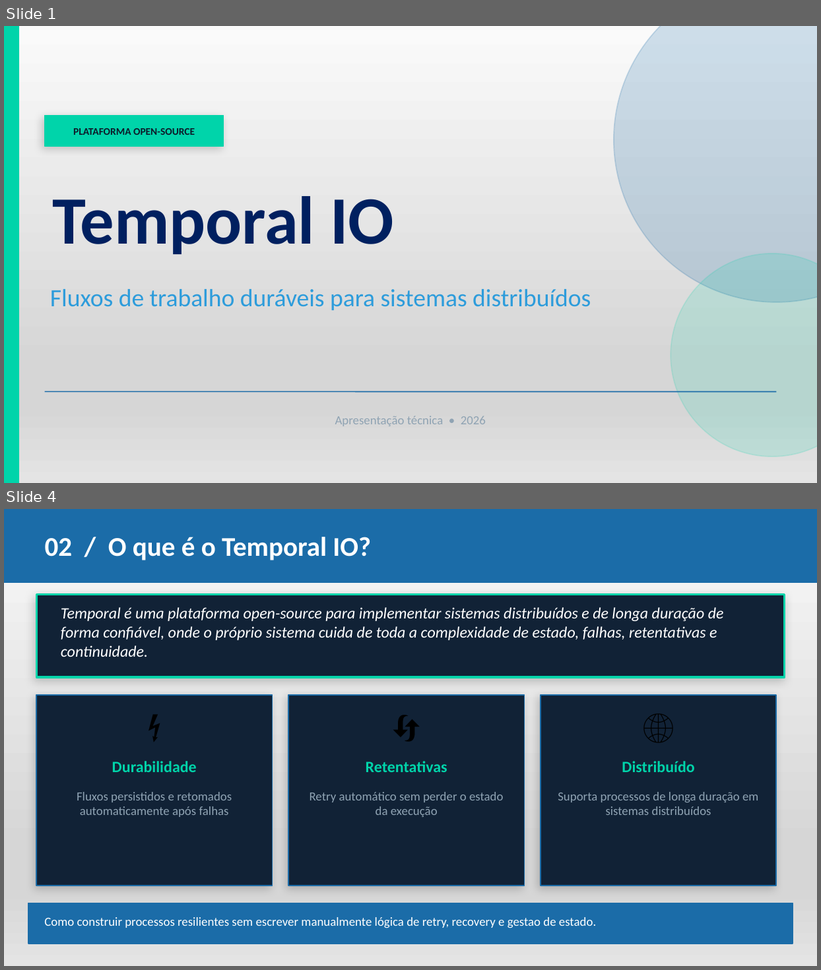
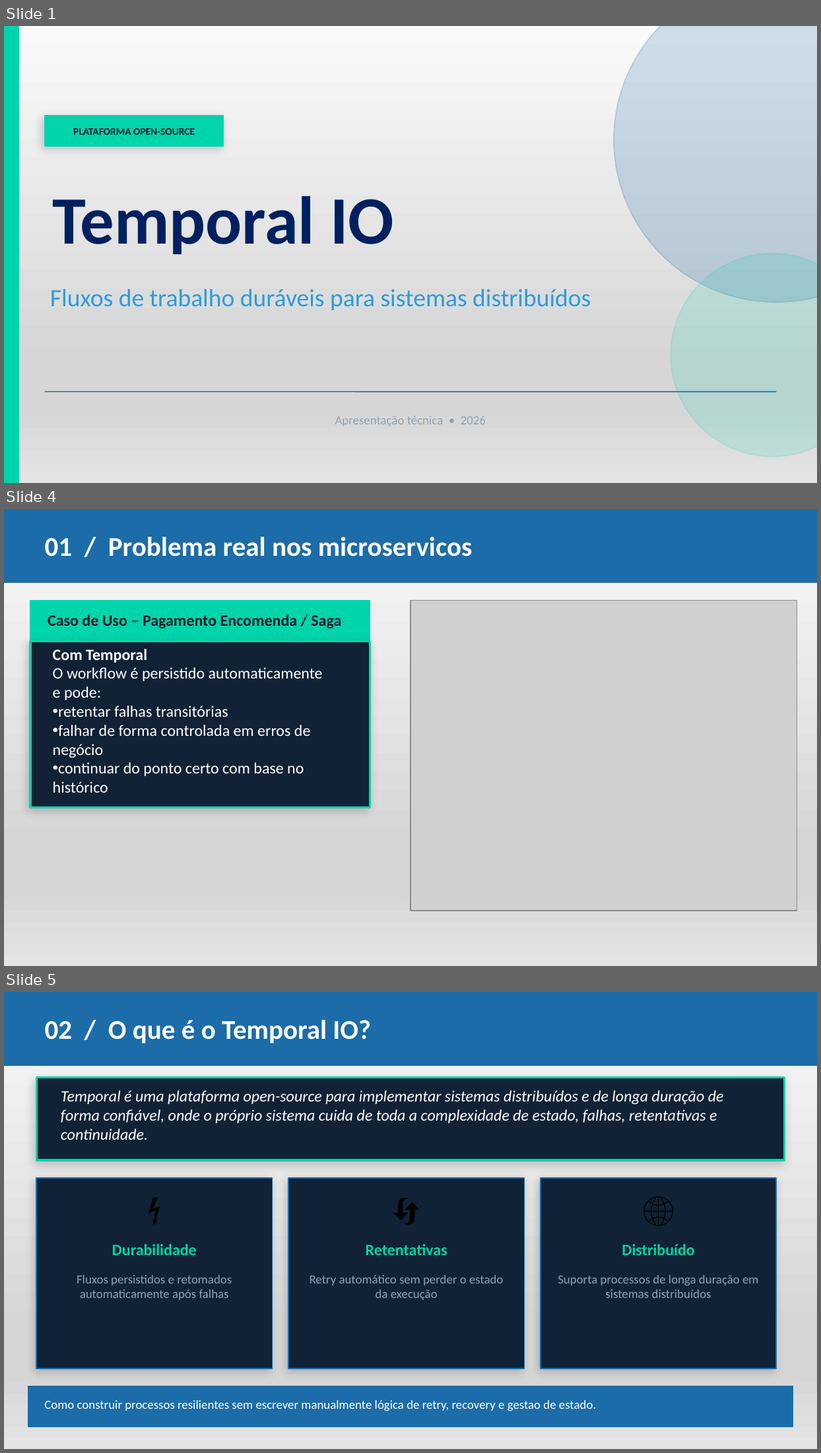
Before and after one commit to pedro-bvf/Temporal-IO, a slide deck: Temporal_IO_pt.pptx. Shown one above the other, each under a label of ours: slides 1 and 4 before the commit, slides 1, 4 and 5 after it; the slides between them are not shown. The pictures are 821x970 and 821x1453 pixels, drawn with LibreOffice and Linux fonts; fonts in the diff are those of the drawing; grey boxes stand for pictures. Boxes give left, top, right and bottom in pixels: in the first picture for what was removed or moved away, otherwise in the second. Text is boxed around its words. In the diff, an @@ line names an element or a change of style, - is before the commit and + after.

```diff
--- a/Temporal_IO_pt.pptx
+++ b/Temporal_IO_pt.pptx
@@ slide 4 added at <box>4,509,817,966</box>, background gradient #FAFAFA to #D7D7D7 to #E4E4E4 @@
@@ rectangle added at <box>4,509,817,582</box>, fill #1B6CA8, outline #1B6CA8 1 pt @@
@@ text added at <box>45,537,473,557</box>, 24 pt, text #FFFFFF, bold @@
+01 / Problema real nos microservicos
@@ rectangle added at <box>30,601,370,642</box>, fill #00D4AA, outline #00D4AA 1 pt @@
@@ picture added at <box>411,601,797,912</box> @@
@@ text added at <box>48,615,341,628</box>, 14 pt, text #0D1B2A, bold @@
+Caso de Uso – Pagamento Encomenda / Saga
@@ rectangle added at <box>30,642,370,807</box>, fill #112236, outline #00D4AA 2 pt @@
@@ text added at <box>53,649,323,793</box>, 14 pt, text #FFFFFF @@
+Com Temporal
+O workflow é persistido automaticamente e pode:
+• retentar falhas transitórias
+• falhar de forma controlada em erros de negócio
+• continuar do ponto certo com base no histórico
@@ what was slide 4 is now slide 5 @@
```
Also in this commit, not shown: 1 slide changed, 1 other file.
